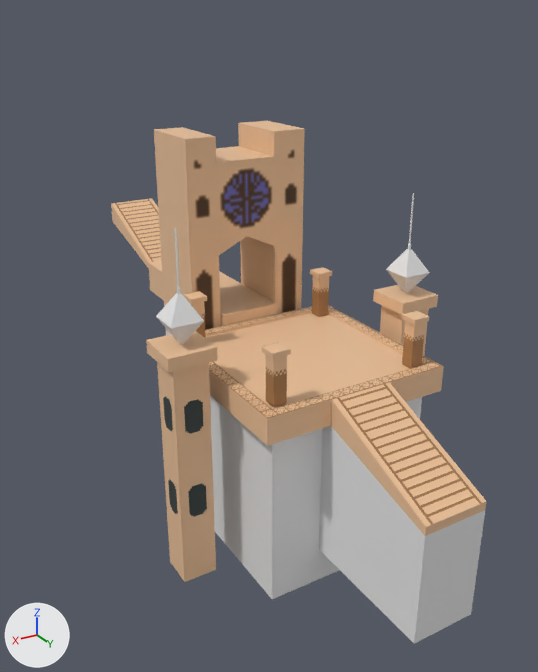
Renders of the Blender file Assets/Art/Models/Environment/Battlefield/mountain_blockout.blend from each side of a commit.
Both versions are drawn from a 50 mm camera at (34.5, 52.0, 29.1) aimed at (-1.1, -7.4, -0.6). Lighting does not change. The marker at lower left points along +X, +Y and +Z. The picture after the commit comes second.

In view in the first picture: 'central_altar', 'central_altar_base', 'central_tower_main_bridge', 'central_tower_main_piece', 'crystal_tower_top', 'crystal_tower_top.001', 'lateral_square_column.001', 'lateral_square_column.002', 'pillar_decoration', 'pillar_decoration.001', 'small_square_columns', 'small_square_columns.002', 'staircase', 'staircase_top', 'staircase_top.001' and 2 more.
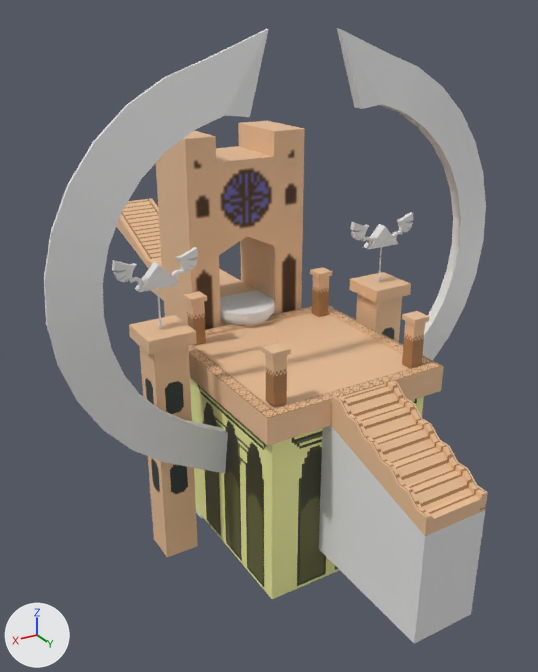
Location of each change, [x1, y1, x2, y2] in pixels of the pictures (538 x 672 px):
'runic_decoration', added: after [44, 28, 486, 473]
'central_altar_base', recoloured, surface changed (white to beige): [210, 395, 422, 599] in both
'lateral_square_column.001', moved: before [146, 331, 218, 582]; after [129, 315, 198, 557]
'staircase_top', reshaped: before [331, 382, 487, 536]; after [331, 379, 488, 536]
'pillar', added (brown): after [349, 272, 411, 342]
'pillar_decoration', reshaped, moved, rescaled (4229% wider, 105% taller): before [408, 193, 414, 249]; after [112, 212, 414, 328]
'central_tower_main_bridge', moved, rescaled: before [148, 260, 277, 326]; after [148, 258, 257, 326]
'lateral_square_column.002', deleted (brown): before [373, 285, 438, 356]
'Cylinder', added: after [220, 290, 275, 325]
'crystal_tower_top.001', deleted: before [156, 293, 204, 344]
'crystal_tower_top', deleted: before [386, 249, 430, 293]
'pillar_decoration.001', deleted: before [174, 228, 180, 294]
part 3 of me_cube_017, surface changed (grey to beige): before [210, 395, 422, 599]; after [190, 378, 424, 599]
part 4 of me_cylinder, added: after [112, 247, 199, 328]
part 5 of me_cylinder, added: after [351, 212, 414, 281]
part 6 of me_cylinder, deleted: before [408, 193, 414, 249]

The change, as a diff of the scene's bpy script:
```diff
--- a/Assets/Art/Models/Environment/Battlefield/mountain_blockout.blend.py
+++ b/Assets/Art/Models/Environment/Battlefield/mountain_blockout.blend.py
@@ me_cylinder @@
 # used by ob_pillar_decoration; location = (-11.8, 0.4, 9.0); scale = (0.149, 0.149, 0.149)
-me_cylinder.from_pydata(...)  # 56 vertices, 51 faces; spans x -1.1..1.1, y -1.0..1.1, z -1.0..34.6
+me_cylinder.from_pydata(...)  # 456 vertices, 380 faces; spans x -15.6..15.8, y -4.3..-3.3, z 4.5..11.0
+# me_cylinder part 4: 228 vertices added at x 8.3..15.8, y -4.3..-3.3, z 4.5..11.0
+# me_cylinder part 5: 228 vertices added at x -15.6..-8.1, y -4.3..-3.3, z 4.5..11.0
+# me_cylinder part 6: 56 vertices removed from x -1.1..1.1, y -1.0..1.1, z -1.0..34.6
@@ me_cube_004 @@
 # used by ob_staircase_top; location = (0.0, 12.6, -1.8); scale = (2.24, 1.0, 1.0)
-me_cube_004.from_pydata(...)  # 8 vertices, 4 faces; spans x -1.32..1.32, y -3.51..8.15, z -2.97..2.6
+me_cube_004.from_pydata(...)  # 104 vertices, 86 faces; spans x -1.32..1.32, y -3.51..8.15, z -2.97..2.98
+# me_cube_004 part 1: 2 vertices removed from x -1.32..1.32, y 8.15, z -2.2; 98 vertices added at x -1.32..1.32, y -3.51..8.15, z -2.97..2.98
 me_cube_004.materials.append(mat_staircase_top_pixel_texture)
@@ me_cube_011 @@
-me_cube_011.from_pydata(...)  # 8 vertices, 5 faces; spans x 4.4..10.6, y -15.8..4.1, z -8.1..-4.5
+me_cube_011.from_pydata(...)  # 8 vertices, 5 faces; spans x 4.4..10.6, y -15.8..0.1, z -8.1..-4.2
+# me_cube_011 part 2: the whole mesh is scaled about its middle by (1, 0.799, 1.09), then moved by (0.0, -2.0, 0.2)
 me_cube_011.materials.append(mat_central_tower_main_bridge_pixel_texture)
@@ me_cube_017 @@
-me_cube_017.from_pydata(...)  # 8 vertices, 4 faces; spans x -7.9..7.8, y -8.0..8.0, z -7.1..9.6
-me_cube_017.materials.append(mat_default_material_001)  # white #e7e7e7
+me_cube_017.from_pydata(...)  # 8 vertices, 4 faces; spans x -8.1..7.8, y -8.0..8.0, z -7.1..9.6
+# me_cube_017 part 3: texture (UV) coordinates of 4 of 4 faces, centred in x -7.9..7.8, y -8.0..8.0, z 1.3, changed; they spanned u 0.38..0.5, v 0.0..1.0 and now span u 0.0..0.95, v 0.0..1.0
+# edits to the shape of me_cube_017 do not show in these pictures
+me_cube_017.materials.append(mat_central_altar)  # picture img_central_altar_base_png
@@ ob_crystal_tower_top_001 @@
-ob_crystal_tower_top_001 = bpy.data.objects.new('crystal_tower_top.001', me_cube_001)
@@ ob_crystal_tower_top @@
-ob_crystal_tower_top = bpy.data.objects.new('crystal_tower_top', me_cube_003)
@@ ob_pillar_decoration @@
 ob_pillar_decoration = bpy.data.objects.new('pillar_decoration', me_cylinder)
-ob_pillar_decoration.location = (-11.8, 0.4, 9.0)
-ob_pillar_decoration.scale = (0.149, 0.149, 0.149)
+ob_pillar_decoration.location = (0.0, 0.0, 0.0)
@@ ob_pillar_decoration_001 @@
-ob_pillar_decoration_001 = bpy.data.objects.new('pillar_decoration.001', me_cylinder_001)
@@ ob_lateral_square_column_001 @@
 ob_lateral_square_column_001 = bpy.data.objects.new('lateral_square_column.001', me_cube_006)
-ob_lateral_square_column_001.location = (12.0, 0.4, -6.5)
+ob_lateral_square_column_001.location = (12.0, -3.5, -6.5)
@@ ob_lateral_square_column_002 @@
-ob_lateral_square_column_002 = bpy.data.objects.new('lateral_square_column.002', me_cube_016)
@@ ob_cylinder @@
+ob_cylinder = bpy.data.objects.new('Cylinder', me_cylinder_004)  # 131 vertices, 110 faces; spans x -0.488..0.582, y 4.183..5.177, z 2.613..2.851
+ob_cylinder.location = (0.3, 17.0, 17.4)
+ob_cylinder.scale = (-5.81, -5.81, -5.81)
@@ ob_runic_decoration @@
+ob_runic_decoration = bpy.data.objects.new('runic_decoration', me_cylinder_003)  # 120 vertices, 116 faces; spans x -1.23..1.23, y -1.1..1.1, z -0.03..0.03
+ob_runic_decoration.location = (-0.1, -0.2, 8.6)
+ob_runic_decoration.rotation_euler = (1.571, 0.232, 0.0)  # degrees (90, 13, 0)
+ob_runic_decoration.scale = (-18.1, 18.1, 18.1)
@@ ob_pillar @@
+ob_pillar = bpy.data.objects.new('pillar', me_cylinder_1)  # 16 vertices, 11 faces; spans x -14.0..15.0, y -15.0..15.0, z -184.0..-31.0; in mat_lateral_square_column_texture_pixel (picture img_lateral_square_column_texture_pixel)
+ob_pillar.location = (-11.8, -3.5, 9.0)
+ob_pillar.scale = (0.149, 0.149, 0.149)
```
